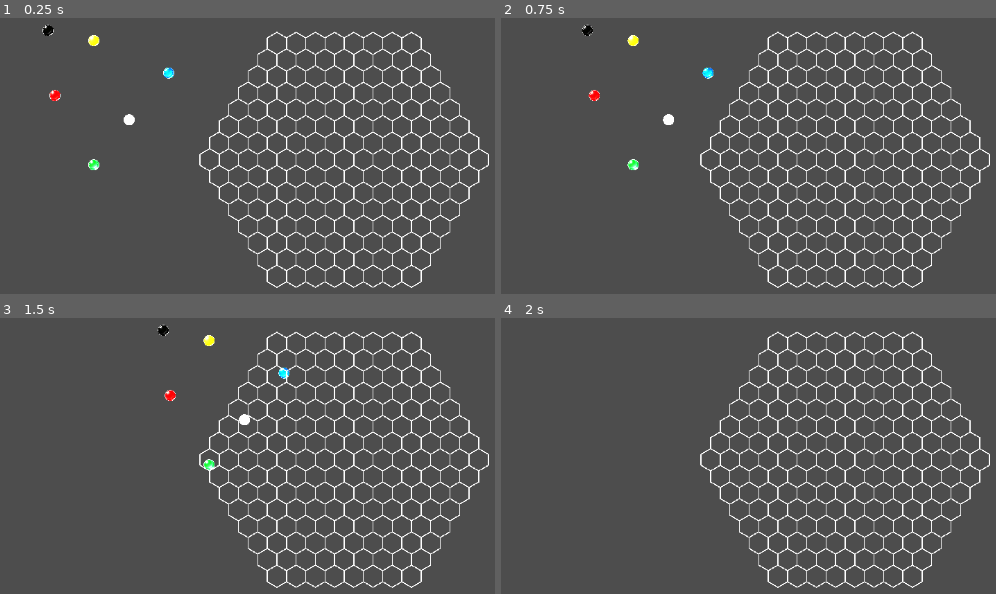
Above: before the commit, frames 1-4 (two rows, left to right).
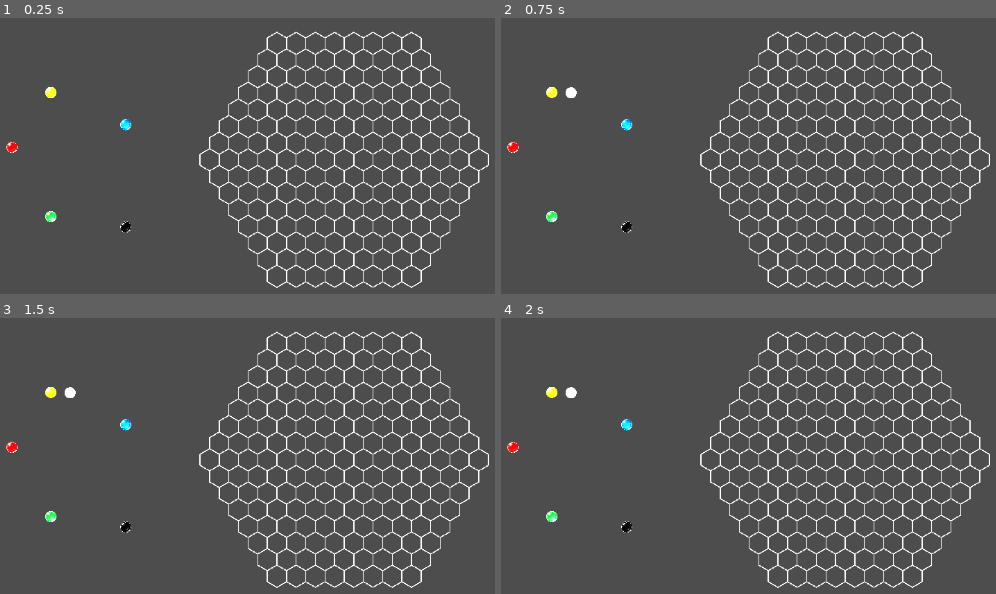
Above: after the commit, the same moments.

Repository: HoshimiyaMukuro499/AfternoonAlgebra
Game: Godot game, scene res://main.tscn
The game is run twice, just before and just after one commit, with the same random seed, the same clock (stepped at 60 frames per second) and the same inputs.
Inputs (mouse positions are in pixels of both pictures, inside the frame that each line leads up to):
- Up to frame 1 (0.25 s): no input
- Up to frame 2 (0.75 s): tap Enter (ui_accept) at 0.5 s; move the mouse to (outside the picture) at 0.52 s; tap 1 at 0.6 s; click (outside the picture) at 0.67 s
- Up to frame 3 (1.5 s): tap Enter (ui_accept) at 0.77, 1.25 s; move the mouse to (183, 483) at 1.27 s; tap 2 at 1.35 s; click (183, 483) at 1.42 s
- Up to frame 4 (2 s): tap Enter (ui_accept) at 1.52 s

The runs differ from the first frame. In frame 1, 0.8% of the frame differs, in the area x 1-36%, y 2-78%; in frame 2, 0.9%, in the area x 1-44%, y 2-78%; in frame 3, 0.9%; in frame 4, 0.5%.
Error after the commit: Invalid call. Nonexistent function 'is_out_of_bounds' in base 'Nil'. (res://Marble2D.gd:118)

Commit message:
创建了颜色弹珠场景并且对于初始化功能进行了优化，但是还是不能够正确行使功能？

Diff:
--- a/Afternoon_algebra/coding/BoardInitializer.gd
+++ b/Afternoon_algebra/coding/BoardInitializer.gd
@@ -1,6 +1,6 @@
 # BoardInitializer.gd
 class_name BoardInitializer
-extends Node
+extends RefCounted
 
 # 初始化双方弹珠
 static func initialize_board(hex_grid: HexGrid2D) -> Array[Marble2D]:
@@ -76,8 +76,8 @@
 		collision.shape = shape
 		marble.add_child(collision)
 
-	marble.color = color
-	marble.camp = camp
+	marble.color = color as MarbleConst.MarbleColor
+	marble.camp = camp as MarbleConst.Camp
 	marble.is_alive = true
 
 	return marble
@@ -85,16 +85,16 @@
 static func _get_marble_scene_path(color: int) -> String:
 	match color:
 		MarbleConst.MarbleColor.WHITE:
-			return "res://scenes/WhiteMarble.tscn"
+			return "Marble_Rigid/Marble/WhiteMarble"
 		MarbleConst.MarbleColor.BLUE:
-			return "res://scenes/BlueMarble.tscn"
+			return "Marble_Rigid/Marble/BlueMarble"
 		MarbleConst.MarbleColor.GREEN:
-			return "res://scenes/GreenMarble.tscn"
+			return "Marble_Rigid/Marble/GreenMarble"
 		MarbleConst.MarbleColor.RED:
-			return "res://scenes/RedMarble.tscn"
+			return "Marble_Rigid/Marble/RedMarble"
 		MarbleConst.MarbleColor.BLACK:
-			return "res://scenes/BlackMarble.tscn"
+			return "Marble_Rigid/Marble/BlackMarble"
 		MarbleConst.MarbleColor.YELLOW:
-			return "res://scenes/YellowMarble.tscn"
+			return "Marble_Rigid/Marble/YellowMarble"
 		_:
 			return ""
--- a/Afternoon_algebra/coding/GameManager.gd
+++ b/Afternoon_algebra/coding/GameManager.gd
@@ -5,7 +5,7 @@
 # ====== 原有：棋盘引用 ======
 var hex_grid: HexGrid2D
 var test_marble: Marble2D
-
+var all_marbles: Array[Marble2D] = []
 # ====== 新增：状态机 ======
 enum TurnState {
 	IDLE,
@@ -23,7 +23,13 @@
 func _ready():
 	# ====== 原有：获取节点 ======
 	hex_grid = $HexGrid2D
-	test_marble = $Marble_Rigid/Marble  # 改成你在场景里的实际节点名
+	if hex_grid:
+		all_marbles = BoardInitializer.initialize_board(hex_grid)
+		print("棋盘初始化完成，弹珠数量: ", all_marbles.size())
+	else:
+		push_error("GameManager: 找不到 HexGrid2D 节点")
+
+	test_marble = $Marble_Rigid/Marble/WhiteMarble  # 改成你在场景里的实际节点名
 
 	if hex_grid and test_marble:
 		hex_grid.place_marble(test_marble, 0, 0)
@@ -49,9 +55,19 @@
 	turn_number += 1
 	print("第 %d 回合，%s 方行动" % [turn_number, "红" if current_team == MarbleConst.Camp.RED else "蓝"])
 
+# 修改 select_marble 方法，添加更多安全检查和调试信息
 func select_marble(marble):
-	if current_state != TurnState.IDLE: return
-	if marble.camp != current_team or not marble.is_alive: return
+
+	if current_state != TurnState.IDLE:
+		print("当前状态不能选择弹珠: ", current_state)
+		return
+	if not marble or not marble.is_alive:
+		print("弹珠无效或已死亡")
+		return
+	if marble.camp != current_team:
+		print("不是当前回合方的弹珠")
+		return
+
 	selected_marble = marble
 	current_state = TurnState.MARBLE_SELECTED
 	marble.highlight()
@@ -77,11 +93,12 @@
 	current_team = MarbleConst.Camp.BLUE if current_team == MarbleConst.Camp.RED else MarbleConst.Camp.RED
 	start_turn()
 
+# 改进 cancel_selection
 func cancel_selection():
-	if current_state == TurnState.IDLE or current_state == TurnState.EXECUTING: return
-	if selected_marble:           # ← 加这个判断
-		selected_marble.unhighlight()  # ← 加这行
+	if current_state == TurnState.IDLE or current_state == TurnState.EXECUTING:
+		return
+	if selected_marble and is_instance_valid(selected_marble):
+		selected_marble.unhighlight()
 	selected_marble = null
 	current_state = TurnState.IDLE
-
 	print("已取消选择")
--- /dev/null
+++ b/Afternoon_algebra/coding/black_marble.tscn
@@ -0,0 +1,21 @@
+[gd_scene format=3 uid="uid://blt048pljsbtk"]
+
+[ext_resource type="Script" uid="uid://d2decfg5lat0m" path="res://black_marble.gd" id="1_jlrve"]
+[ext_resource type="Texture2D" uid="uid://d20doactpqupv" path="res://b764655fb551105500b3ff458d9a265f.png" id="2_rriod"]
+
+[sub_resource type="SphereMesh" id="SphereMesh_cegan"]
+
+[sub_resource type="CircleShape2D" id="CircleShape2D_82xsv"]
+
+[node name="BlackMarble" type="Area2D" unique_id=334069760 groups=["marbles"]]
+script = ExtResource("1_jlrve")
+
+[node name="Mesh" type="MeshInstance2D" parent="." unique_id=1785363453]
+mesh = SubResource("SphereMesh_cegan")
+
+[node name="CollisionShape2D" type="CollisionShape2D" parent="." unique_id=1338265890]
+shape = SubResource("CircleShape2D_82xsv")
+
+[node name="Sprite" type="Sprite2D" parent="." unique_id=1499942563]
+scale = Vector2(0.01, 0.01)
+texture = ExtResource("2_rriod")
--- a/Afternoon_algebra/coding/blue_marble.tscn
+++ b/Afternoon_algebra/coding/blue_marble.tscn
@@ -7,33 +7,16 @@
 
 [sub_resource type="CircleShape2D" id="CircleShape2D_5vw27"]
 
-[node name="BlueMarble" type="Area2D" unique_id=1679746026 groups=["marbles"]]
+[node name="BlueMarble" type="Area2D" unique_id=1712787069 groups=["marbles"]]
 script = ExtResource("1_2hpm7")
 color = 1
 
-[node name="Mesh" type="MeshInstance2D" parent="." unique_id=748534265]
+[node name="Mesh" type="MeshInstance2D" parent="." unique_id=934443917]
 mesh = SubResource("SphereMesh_272bh")
 
-[node name="CollisionShape2D" type="CollisionShape2D" parent="." unique_id=1152933607]
-position = Vector2(133, 24.7)
+[node name="CollisionShape2D" type="CollisionShape2D" parent="." unique_id=3216547]
 shape = SubResource("CircleShape2D_5vw27")
 
-[node name="UI" type="CanvasLayer" parent="." unique_id=1479019864]
-
-[node name="MessageLabel" type="Label" parent="UI" unique_id=1911828784]
-offset_left = -557.0
-offset_top = -265.0
-offset_right = -517.0
-offset_bottom = -242.0
-text = "This is Message Label."
-
-[node name="TurnLabel" type="Label" parent="UI" unique_id=59038540]
-offset_left = -563.0
-offset_top = -306.0
-offset_right = -523.0
-offset_bottom = -283.0
-text = "This is Turn Label."
-
-[node name="Sprite" type="Sprite2D" parent="." unique_id=947161812]
+[node name="Sprite" type="Sprite2D" parent="." unique_id=364871186]
 scale = Vector2(0.01, 0.01)
 texture = ExtResource("2_ut57a")
--- /dev/null
+++ b/Afternoon_algebra/coding/green_marble.tscn
@@ -0,0 +1,21 @@
+[gd_scene format=3 uid="uid://dfr7o62tqv6ft"]
+
+[ext_resource type="Script" uid="uid://dkwsi85yatbam" path="res://green_marble.gd" id="1_47380"]
+[ext_resource type="Texture2D" uid="uid://7fa2hcthmnyx" path="res://e0b8bb4e61a2c84b61cb88da0639f13f.png" id="2_3utme"]
+
+[sub_resource type="SphereMesh" id="SphereMesh_vivmo"]
+
+[sub_resource type="CircleShape2D" id="CircleShape2D_2cqfq"]
+
+[node name="GreenMarble" type="Area2D" unique_id=443029069 groups=["marbles"]]
+script = ExtResource("1_47380")
+
+[node name="Mesh" type="MeshInstance2D" parent="." unique_id=1795741245]
+mesh = SubResource("SphereMesh_vivmo")
+
+[node name="CollisionShape2D" type="CollisionShape2D" parent="." unique_id=841413067]
+shape = SubResource("CircleShape2D_2cqfq")
+
+[node name="Sprite" type="Sprite2D" parent="." unique_id=1585671986]
+scale = Vector2(0.01, 0.01)
+texture = ExtResource("2_3utme")
--- a/Afternoon_algebra/coding/main.tscn
+++ b/Afternoon_algebra/coding/main.tscn
@@ -4,42 +4,17 @@
 [ext_resource type="Script" uid="uid://dw76x6xynmui5" path="res://GameManager.gd" id="1_lquwl"]
 [ext_resource type="Script" uid="uid://rxongw37k117" path="res://Marble2D.gd" id="2_7mycd"]
 [ext_resource type="PackedScene" uid="uid://ibkdkn0j4cgh" path="res://white_marble.tscn" id="3_2cqfq"]
-[ext_resource type="Script" uid="uid://e4ly1u2usr2f" path="res://blue_marble.gd" id="4_7mycd"]
+[ext_resource type="PackedScene" uid="uid://dnfxg8qiu2u5w" path="res://blue_marble.tscn" id="4_efxa6"]
 [ext_resource type="Script" uid="uid://b8ugwsr7b2cbf" path="res://hex_grid_2d.gd" id="5_7mycd"]
-[ext_resource type="Script" uid="uid://dkwsi85yatbam" path="res://green_marble.gd" id="5_efxa6"]
-[ext_resource type="Script" uid="uid://or3yeule5hx8" path="res://red_marble.gd" id="6_dg77c"]
-[ext_resource type="Texture2D" uid="uid://untm0cuhq4nt" path="res://72ecbf01174f9811d8d12cb4db99ff12.png" id="6_ycdy4"]
+[ext_resource type="PackedScene" uid="uid://dfr7o62tqv6ft" path="res://green_marble.tscn" id="5_dg77c"]
+[ext_resource type="PackedScene" uid="uid://74bhbny8ym4a" path="res://red_marble.tscn" id="6_ycdy4"]
 [ext_resource type="Script" uid="uid://gji5k7jtkidb" path="res://hex_grid_drawer.gd" id="7_272bh"]
-[ext_resource type="Script" uid="uid://d2decfg5lat0m" path="res://black_marble.gd" id="7_ycdy4"]
-[ext_resource type="Script" uid="uid://dugqeam5wnmeo" path="res://yellow_marble.gd" id="8_w48qg"]
-[ext_resource type="Texture2D" uid="uid://7fa2hcthmnyx" path="res://e0b8bb4e61a2c84b61cb88da0639f13f.png" id="8_yaehf"]
-[ext_resource type="Texture2D" uid="uid://cvslydebirwfe" path="res://51aaad4f97bb00788f135d0f723e824b.png" id="10_074og"]
-[ext_resource type="Texture2D" uid="uid://d20doactpqupv" path="res://b764655fb551105500b3ff458d9a265f.png" id="12_cegan"]
-[ext_resource type="Texture2D" uid="uid://fk7x144uh6qy" path="res://448f9290e54cf220665a9acb90b58e08.png" id="14_82xsv"]
+[ext_resource type="PackedScene" uid="uid://blt048pljsbtk" path="res://black_marble.tscn" id="7_w48qg"]
+[ext_resource type="PackedScene" uid="uid://ds273ll2eo81n" path="res://yellow_marble.tscn" id="8_vivmo"]
 
-[sub_resource type="SphereMesh" id="SphereMesh_272bh"]
+[sub_resource type="CircleShape2D" id="CircleShape2D_efxa6"]
 
-[sub_resource type="CircleShape2D" id="CircleShape2D_5vw27"]
-
-[sub_resource type="CircleShape2D" id="CircleShape2D_kek77"]
-
-[sub_resource type="SphereMesh" id="SphereMesh_vivmo"]
-
-[sub_resource type="CircleShape2D" id="CircleShape2D_2cqfq"]
-
-[sub_resource type="SphereMesh" id="SphereMesh_yaehf"]
-
-[sub_resource type="CircleShape2D" id="CircleShape2D_074og"]
-
-[sub_resource type="SphereMesh" id="SphereMesh_cegan"]
-
-[sub_resource type="CircleShape2D" id="CircleShape2D_82xsv"]
-
-[sub_resource type="SphereMesh" id="SphereMesh_getpj"]
-
-[sub_resource type="CircleShape2D" id="CircleShape2D_ryguw"]
-
-[sub_resource type="CircleShape2D" id="CircleShape2D_4c57u"]
+[sub_resource type="CircleShape2D" id="CircleShape2D_dg77c"]
 
 [sub_resource type="PlaneMesh" id="PlaneMesh_h2yge"]
 size = Vector2(20, 20)
@@ -66,106 +41,27 @@
 script = ExtResource("2_7mycd")
 
 [node name="WhiteMarble" parent="Marble_Rigid/Marble" unique_id=528923663 instance=ExtResource("3_2cqfq")]
-position = Vector2(51, 113.7)
+position = Vector2(51, 113.3)
 
-[node name="BlueMarble" type="Area2D" parent="Marble_Rigid/Marble" unique_id=1085971219 groups=["marbles"]]
+[node name="BlueMarble" parent="Marble_Rigid/Marble" unique_id=1712787069 instance=ExtResource("4_efxa6")]
 position = Vector2(108, 46.7)
-script = ExtResource("4_7mycd")
-color = 1
 
-[node name="Mesh" type="MeshInstance2D" parent="Marble_Rigid/Marble/BlueMarble" unique_id=1071842442]
-mesh = SubResource("SphereMesh_272bh")
+[node name="GreenMarble" parent="Marble_Rigid/Marble" unique_id=443029069 instance=ExtResource("5_dg77c")]
+position = Vector2(0, 179.3)
 
-[node name="CollisionShape2D" type="CollisionShape2D" parent="Marble_Rigid/Marble/BlueMarble" unique_id=1779181653]
-position = Vector2(133, 24.7)
-shape = SubResource("CircleShape2D_5vw27")
+[node name="RedMarble" parent="Marble_Rigid/Marble" unique_id=871767466 instance=ExtResource("6_ycdy4")]
+position = Vector2(-56, 79.3)
 
-[node name="UI" type="CanvasLayer" parent="Marble_Rigid/Marble/BlueMarble" unique_id=1452924562]
+[node name="BlackMarble" parent="Marble_Rigid/Marble" unique_id=334069760 instance=ExtResource("7_w48qg")]
+position = Vector2(108, 194.3)
 
-[node name="MessageLabel" type="Label" parent="Marble_Rigid/Marble/BlueMarble/UI" unique_id=658507363]
-offset_left = -557.0
-offset_top = -265.0
-offset_right = -517.0
-offset_bottom = -242.0
-text = "This is Message Label."
+[node name="YellowMarble" parent="Marble_Rigid/Marble" unique_id=286787378 instance=ExtResource("8_vivmo")]
 
-[node name="TurnLabel" type="Label" parent="Marble_Rigid/Marble/BlueMarble/UI" unique_id=446793811]
-offset_left = -563.0
-offset_top = -306.0
-offset_right = -523.0
-offset_bottom = -283.0
-text = "This is Turn Label."
+[node name="CollisionShape2D" type="CollisionShape2D" parent="Marble_Rigid/Marble" unique_id=313428640]
+shape = SubResource("CircleShape2D_efxa6")
 
-[node name="Sprite" type="Sprite2D" parent="Marble_Rigid/Marble/BlueMarble" unique_id=1992537419]
-scale = Vector2(0.01, 0.01)
-texture = ExtResource("6_ycdy4")
-
-[node name="CollisionShape2D" type="CollisionShape2D" parent="Marble_Rigid/Marble" unique_id=1979226030]
-position = Vector2(90, 79.7)
-shape = SubResource("CircleShape2D_kek77")
-
-[node name="Sprite" type="Sprite2D" parent="Marble_Rigid/Marble" unique_id=1717806886]
-position = Vector2(214, -41.699997)
-
-[node name="GreenMarble" type="Area2D" parent="Marble_Rigid/Marble" unique_id=1740909634 groups=["marbles"]]
-position = Vector2(0, 179.3)
-script = ExtResource("5_efxa6")
-
-[node name="Mesh" type="MeshInstance2D" parent="Marble_Rigid/Marble/GreenMarble" unique_id=1989198083]
-mesh = SubResource("SphereMesh_vivmo")
-
-[node name="CollisionShape2D" type="CollisionShape2D" parent="Marble_Rigid/Marble/GreenMarble" unique_id=1807179411]
-shape = SubResource("CircleShape2D_2cqfq")
-
-[node name="Sprite" type="Sprite2D" parent="Marble_Rigid/Marble/GreenMarble" unique_id=1649386565]
-scale = Vector2(0.01, 0.01)
-texture = ExtResource("8_yaehf")
-
-[node name="RedMarble" type="Area2D" parent="Marble_Rigid/Marble" unique_id=866384609 groups=["marbles"]]
-position = Vector2(-56, 79.3)
-script = ExtResource("6_dg77c")
-
-[node name="Mesh" type="MeshInstance2D" parent="Marble_Rigid/Marble/RedMarble" unique_id=1098653701]
-mesh = SubResource("SphereMesh_yaehf")
-
-[node name="CollisionShape2D" type="CollisionShape2D" parent="Marble_Rigid/Marble/RedMarble" unique_id=782883392]
-shape = SubResource("CircleShape2D_074og")
-
-[node name="Sprite" type="Sprite2D" parent="Marble_Rigid/Marble/RedMarble" unique_id=971682574]
-scale = Vector2(0.01, 0.01)
-texture = ExtResource("10_074og")
-
-[node name="BlackMarble" type="Area2D" parent="Marble_Rigid/Marble" unique_id=193105339 groups=["marbles"]]
-position = Vector2(-66, -14.699997)
-script = ExtResource("7_ycdy4")
-
-[node name="Mesh" type="MeshInstance2D" parent="Marble_Rigid/Marble/BlackMarble" unique_id=1511627482]
-mesh = SubResource("SphereMesh_cegan")
-
-[node name="CollisionShape2D" type="CollisionShape2D" parent="Marble_Rigid/Marble/BlackMarble" unique_id=225128442]
-shape = SubResource("CircleShape2D_82xsv")
-
-[node name="Sprite" type="Sprite2D" parent="Marble_Rigid/Marble/BlackMarble" unique_id=890034287]
-scale = Vector2(0.01, 0.01)
-texture = ExtResource("12_cegan")
-
-[node name="YellowMarble" type="Area2D" parent="Marble_Rigid/Marble" unique_id=2083973639 groups=["marbles"]]
-script = ExtResource("8_w48qg")
-
-[node name="Mesh" type="MeshInstance2D" parent="Marble_Rigid/Marble/YellowMarble" unique_id=928910958]
-mesh = SubResource("SphereMesh_getpj")
-
-[node name="CollisionShape2D" type="CollisionShape2D" parent="Marble_Rigid/Marble/YellowMarble" unique_id=692477042]
-shape = SubResource("CircleShape2D_ryguw")
-
-[node name="Sprite" type="Sprite2D" parent="Marble_Rigid/Marble/YellowMarble" unique_id=879982723]
-scale = Vector2(0.01, 0.01)
-texture = ExtResource("14_82xsv")
-
-[node name="CollisionShape2D" type="CollisionShape2D" parent="Marble_Rigid" unique_id=941855440]
-position = Vector2(140, 202.7)
-shape = SubResource("CircleShape2D_4c57u")
-debug_color = Color(0, 0.6, 0.7019608, 0.41960785)
+[node name="CollisionShape2D" type="CollisionShape2D" parent="Marble_Rigid" unique_id=833130983]
+shape = SubResource("CircleShape2D_dg77c")
 
 [node name="HexGrid2D" type="Node2D" parent="." unique_id=1083284442]
 position = Vector2(218, 152)
@@ -189,3 +85,19 @@
 [node name="HexGridDrawer" type="Node2D" parent="." unique_id=1135638677]
 position = Vector2(302, 194)
 script = ExtResource("7_272bh")
+
+[node name="UI" type="CanvasLayer" parent="." unique_id=453044292]
+
+[node name="MessageLabel" type="Label" parent="UI" unique_id=2125139753]
+offset_left = -557.0
+offset_top = -265.0
+offset_right = -517.0
+offset_bottom = -242.0
+text = "This is Message Label."
+
+[node name="TurnLabel" type="Label" parent="UI" unique_id=1078843421]
+offset_left = -563.0
+offset_top = -306.0
+offset_right = -523.0
+offset_bottom = -283.0
+text = "This is Turn Label."
--- /dev/null
+++ b/Afternoon_algebra/coding/red_marble.tscn
@@ -0,0 +1,21 @@
+[gd_scene format=3 uid="uid://74bhbny8ym4a"]
+
+[ext_resource type="Script" uid="uid://or3yeule5hx8" path="res://red_marble.gd" id="1_fs1lr"]
+[ext_resource type="Texture2D" uid="uid://cvslydebirwfe" path="res://51aaad4f97bb00788f135d0f723e824b.png" id="2_gbpcq"]
+
+[sub_resource type="SphereMesh" id="SphereMesh_yaehf"]
+
+[sub_resource type="CircleShape2D" id="CircleShape2D_074og"]
+
+[node name="RedMarble" type="Area2D" unique_id=871767466 groups=["marbles"]]
+script = ExtResource("1_fs1lr")
+
+[node name="Mesh" type="MeshInstance2D" parent="." unique_id=1237670505]
+mesh = SubResource("SphereMesh_yaehf")
+
+[node name="CollisionShape2D" type="CollisionShape2D" parent="." unique_id=1256379769]
+shape = SubResource("CircleShape2D_074og")
+
+[node name="Sprite" type="Sprite2D" parent="." unique_id=657422486]
+scale = Vector2(0.01, 0.01)
+texture = ExtResource("2_gbpcq")
--- a/Afternoon_algebra/coding/white_marble.tscn
+++ b/Afternoon_algebra/coding/white_marble.tscn
@@ -14,7 +14,6 @@
 mesh = SubResource("SphereMesh_lquwl")
 
 [node name="CollisionShape2D" type="CollisionShape2D" parent="." unique_id=1744166380]
-position = Vector2(143, 16.7)
 shape = SubResource("CircleShape2D_272bh")
 
 [node name="SpriteWhite" type="Sprite2D" parent="." unique_id=102529914]
--- /dev/null
+++ b/Afternoon_algebra/coding/yellow_marble.tscn
@@ -0,0 +1,21 @@
+[gd_scene format=3 uid="uid://ds273ll2eo81n"]
+
+[ext_resource type="Script" uid="uid://dugqeam5wnmeo" path="res://yellow_marble.gd" id="1_ghrpf"]
+[ext_resource type="Texture2D" uid="uid://fk7x144uh6qy" path="res://448f9290e54cf220665a9acb90b58e08.png" id="2_ub0o2"]
+
+[sub_resource type="SphereMesh" id="SphereMesh_getpj"]
+
+[sub_resource type="CircleShape2D" id="CircleShape2D_ryguw"]
+
+[node name="YellowMarble" type="Area2D" unique_id=286787378 groups=["marbles"]]
+script = ExtResource("1_ghrpf")
+
+[node name="Mesh" type="MeshInstance2D" parent="." unique_id=100524708]
+mesh = SubResource("SphereMesh_getpj")
+
+[node name="CollisionShape2D" type="CollisionShape2D" parent="." unique_id=1116454725]
+shape = SubResource("CircleShape2D_ryguw")
+
+[node name="Sprite" type="Sprite2D" parent="." unique_id=1009068949]
+scale = Vector2(0.01, 0.01)
+texture = ExtResource("2_ub0o2")
Not shown, changed: .obsidian/workspace.json
Not shown, changed: Afternoon_algebra/C 2026.5.15更新说明.md
Not shown, added: Pasted image 20260515203634.png
Not shown, added: Pasted image 20260515203645.png
